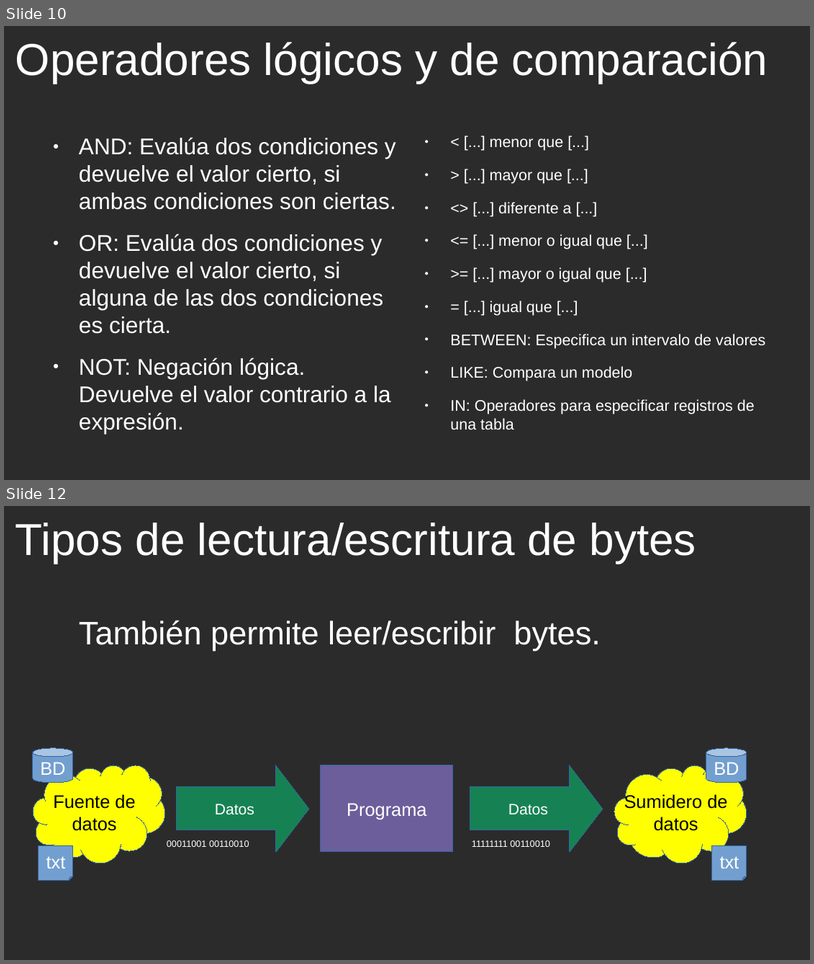
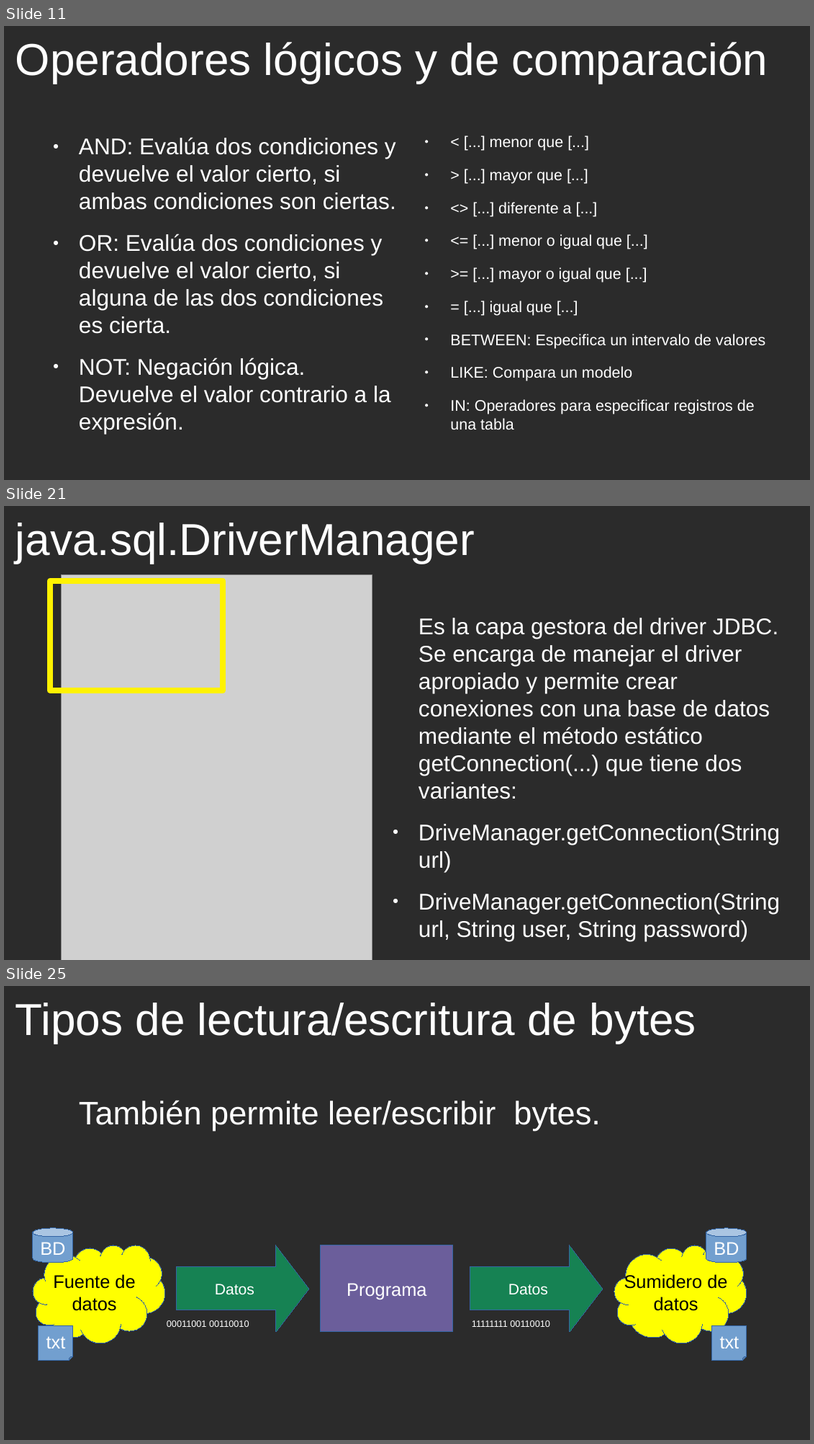
Before and after one commit to cmorenoruiz/ApuntesProgramacion, a slide deck: Unidad 13 Acceso a Bases de Datos/Acceso a BD Presentación para clase.odp. Shown one above the other, each under a label of ours: slides 10 and 12 before the commit, slides 11, 21 and 25 after it; the slides between them are not shown. The pictures are 814x964 and 814x1444 pixels, drawn with LibreOffice and Linux fonts; fonts in the diff are those of the drawing; grey boxes stand for pictures; background and template pictures are left out; a plain dark background stands for a picture behind light text. Boxes give left, top, right and bottom in pixels: in the first picture for what was removed or moved away, otherwise in the second. Text is boxed around its words. In the diff, an @@ line names an element or a change of style, - is before the commit and + after.

Commit message:
Añadiendo diapositivas sobre JDBC, drivers y clases de JDBC

```diff
--- a/Unidad 13 Acceso a Bases de Datos/Acceso a BD Presentación para clase.odp
+++ b/Unidad 13 Acceso a Bases de Datos/Acceso a BD Presentación para clase.odp
@@ slide 21 added at bbox=[4, 506, 810, 960], background picture (left out) @@
@@ title added at bbox=[16, 523, 475, 564], 44 pt, text #FFFFFF @@
+java.sql.DriverManager
@@ rectangle added at bbox=[50, 581, 223, 690], outline #FFF200 6.01 pt @@
@@ picture added at bbox=[62, 575, 373, 960] @@
@@ text added at bbox=[419, 618, 780, 941], 22.4 pt, text #FFFFFF @@
+Es la capa gestora del driver JDBC. Se encarga de manejar el driver apropiado y permite crear conexiones con una base de datos mediante el método estático getConnection(...) que tiene dos variantes:
+● DriveManager.getConnection(String url)
+● DriveManager.getConnection(String url, String user, String password)
@@ what was slide 10 is now slide 11 @@
@@ what was slide 12 is now slide 25 @@
```
Also in this commit, not shown: 4 slides changed, 13 other slides added, 1 slide removed.
